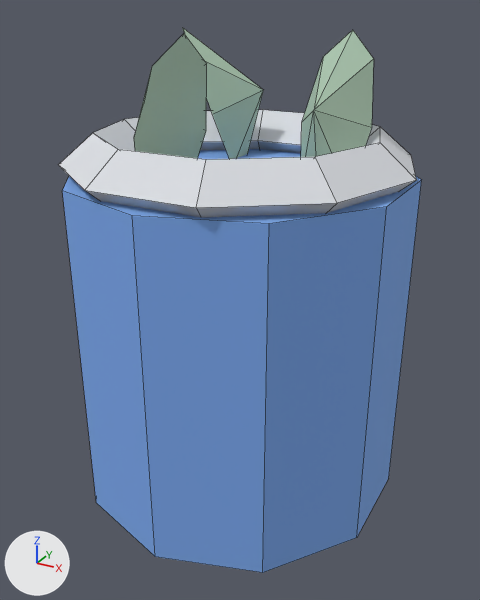
What one commit did to the FBX model Assets/Content/Models/BaitBucket.fbx.
Camera for both pictures: a 50 mm camera at (0.543, -0.987, 0.855) aimed at (0.009, -0.016, 0.37). Lighting does not change. The marker at lower left points along +X, +Y and +Z. The older version comes first. Mesh edges are drawn as thin lines. Where no turn or scale is listed for an object, it has been applied to the vertices.

In view in the first picture: 'Body'.
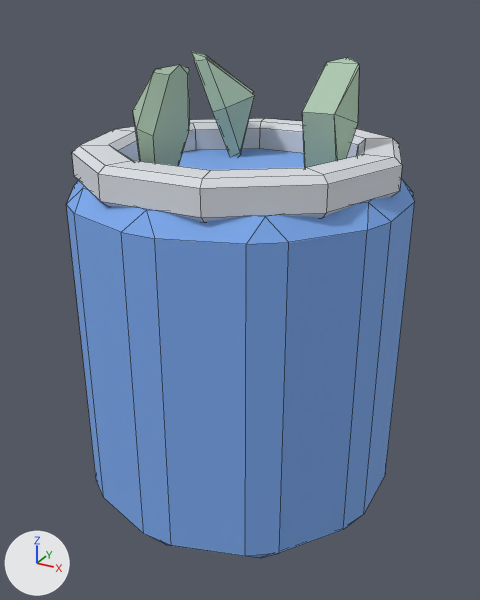
Diff of the bpy script that builds the scene:
```diff
--- a/Assets/Content/Models/BaitBucket.fbx.py
+++ b/Assets/Content/Models/BaitBucket.fbx.py
@@ me_cylinder @@
 # used by ob_body; location = (0.0, 0.0, 0.0)
-me_cylinder.from_pydata(...)  # 87 vertices, 79 faces; spans x -0.3..0.3, y -0.3..0.3, z 0.0..0.824
+me_cylinder.from_pydata(...)  # 200 vertices, 205 faces; spans x -0.285..0.285, y -0.291..0.291, z 0.0..0.783
+# me_cylinder part 1: the loose piece of 40 vertices spanning x -0.3..0.3, y -0.285..0.285, z 0.57..0.67 is rebuilt with 80 vertices and now spans x -0.276..0.276, y -0.263..0.263, z 0.59..0.65
+# me_cylinder part 2: the loose piece of 20 vertices spanning x -0.285..0.285, y -0.3..0.3, z 0.0..0.6 is rebuilt with 60 vertices and now spans x -0.285..0.285, y -0.291..0.291, z 0.0..0.6
+# me_cylinder part 3: the loose piece of 9 vertices spanning x -0.169..-0.035, y 0.051..0.161, z 0.542..0.824 is rebuilt with 20 vertices and now spans x -0.151..-0.037, y 0.076..0.167, z 0.583..0.783
+# me_cylinder part 4: the loose piece of 9 vertices spanning x -0.114..0.02, y -0.209..-0.099, z 0.542..0.824 is rebuilt with 20 vertices and now spans x -0.113..0.002, y -0.184..-0.093, z 0.583..0.783
+# me_cylinder part 5: the loose piece of 9 vertices spanning x 0.09..0.21, y -0.047..0.098, z 0.542..0.824 is rebuilt with 20 vertices and now spans x 0.105..0.195, y -0.03..0.084, z 0.583..0.783
 me_cylinder.materials.append(mat_blue)
```

Changed parts and their boxes [x1, y1, x2, y2] in the pictures (480 x 600 px):
'Body', reshaped (7% shorter): before [59, 27, 422, 573]; after [66, 52, 415, 558]
part 1 of me_cylinder, rebuilt: before [59, 110, 416, 218]; after [72, 118, 402, 222]
part 2 of me_cylinder, rebuilt: before [62, 149, 422, 573]; after [66, 149, 415, 558]
part 3 of me_cylinder, rebuilt: before [182, 27, 263, 159]; after [192, 52, 255, 156]
part 4 of me_cylinder, rebuilt: before [134, 34, 207, 158]; after [133, 65, 190, 166]
part 5 of me_cylinder, rebuilt: before [301, 30, 374, 157]; after [302, 57, 359, 168]
